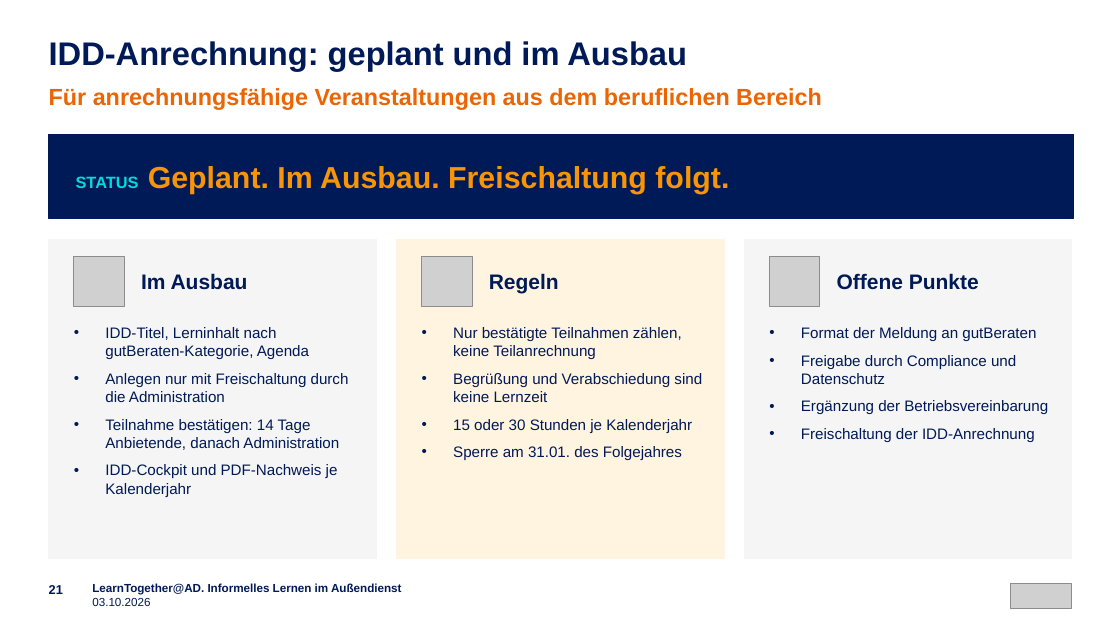
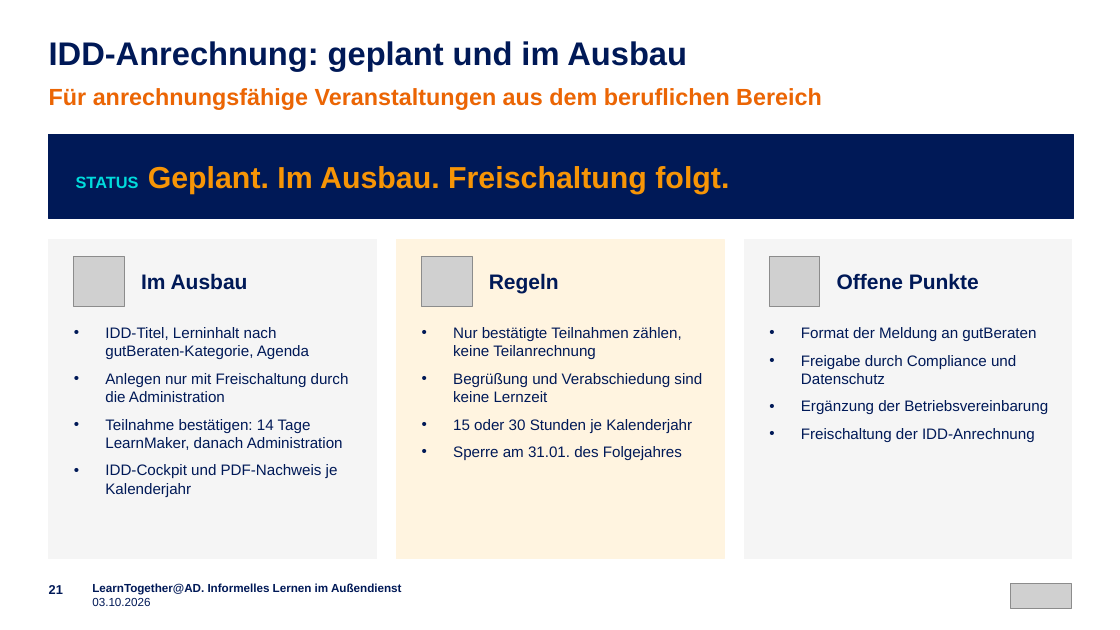
Before and after one commit to emplush/ruv_learntogether, a slide deck: slide 21 of docs/LearnTogether-AD_Praesentation.pptx. Drawn at 1120x630 pixels with LibreOffice and Linux fonts; fonts in the diff are those of the drawing; grey boxes stand for pictures. Boxes give left, top, right and bottom in pixels: in the first picture for what was removed or moved away, otherwise in the second. Text is boxed around its words. In the diff, an @@ line names an element or a change of style, - is before the commit and + after.

```diff
--- a/docs/LearnTogether-AD_Praesentation.pptx
+++ b/docs/LearnTogether-AD_Praesentation.pptx
@@ text at (105,419,343,450): text changed @@
-• Teilnahme bestätigen: 14 Tage Anbietende, danach Administration
+• Teilnahme bestätigen: 14 Tage LearnMaker, danach Administration
```
Also in this commit, not shown: 10 other slides changed, 35 other files.
